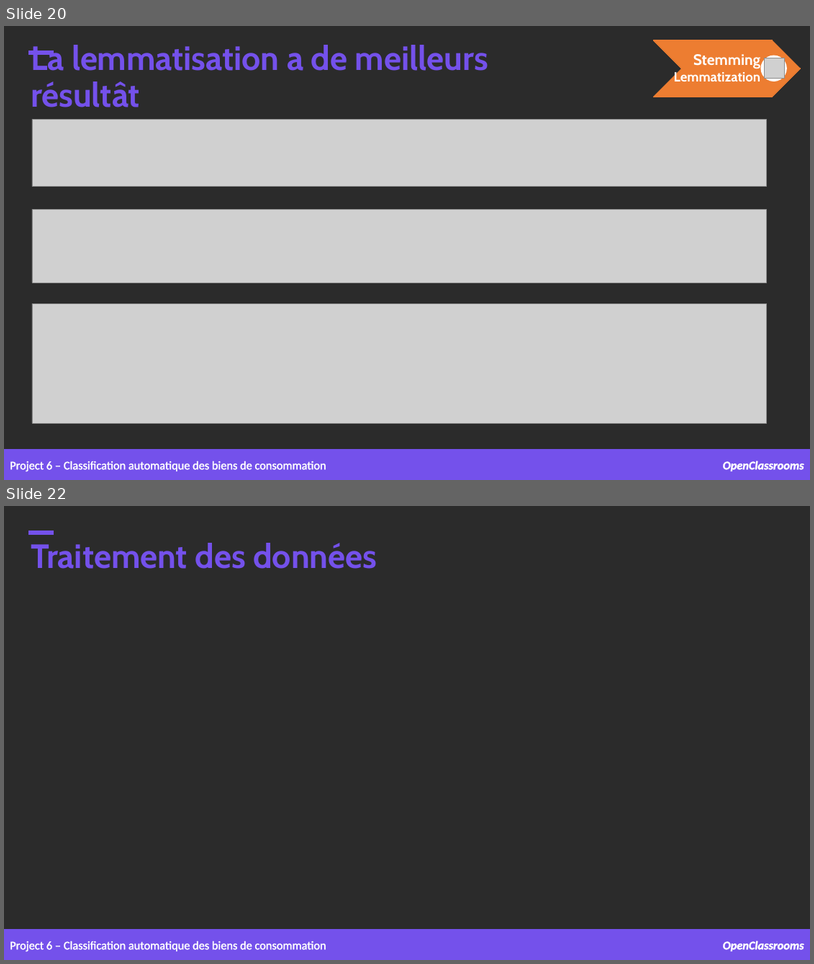
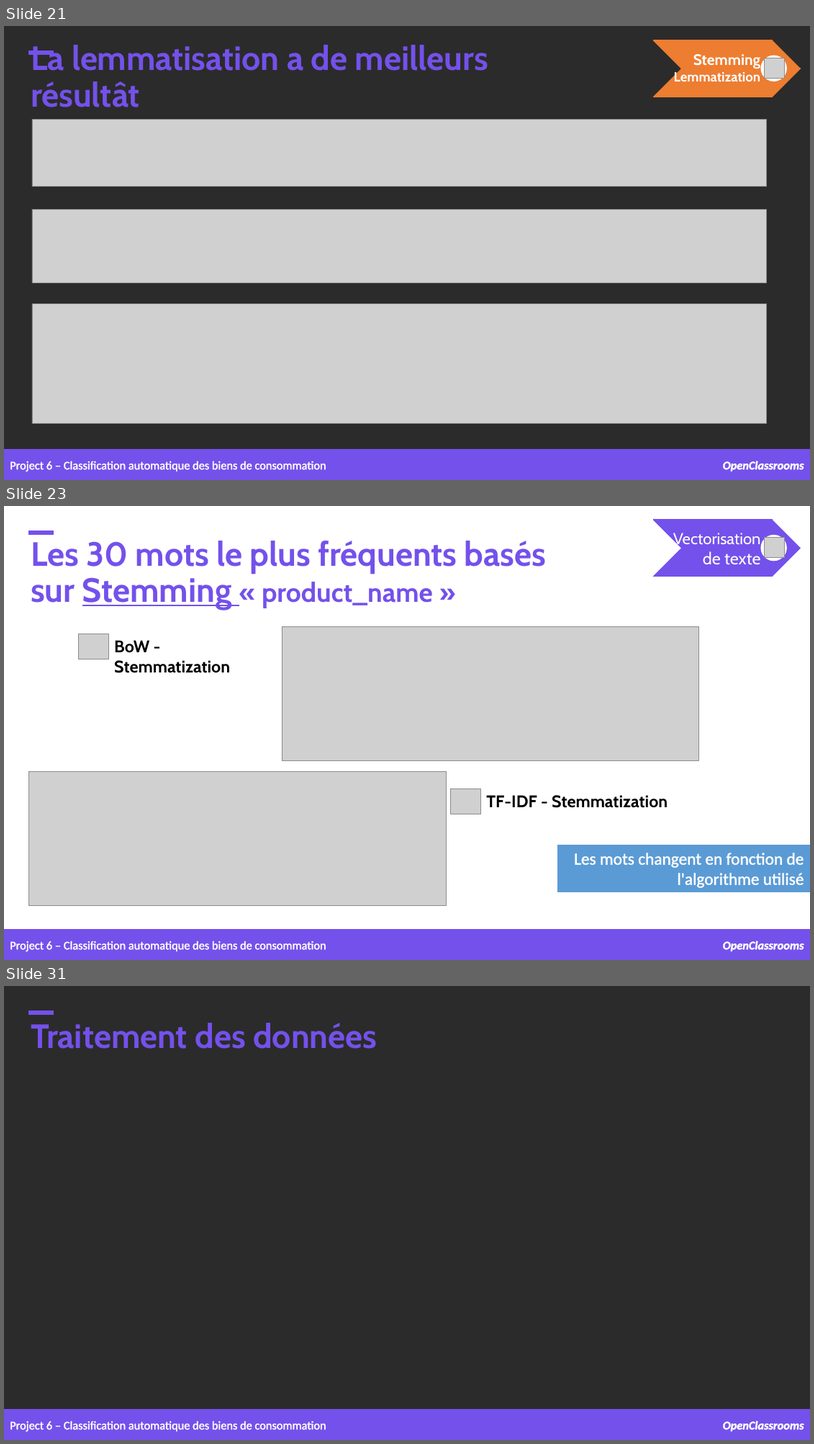
Before and after one commit to samirhinojosa/OC-P6-automatically-classify-consumer-goods, a slide deck: supports/P6_presentation_final.pptx. Shown one above the other, each under a label of ours: slides 20 and 22 before the commit, slides 21, 23 and 31 after it; the slides between them are not shown. The pictures are 814x964 and 814x1444 pixels, drawn with LibreOffice and Linux fonts; fonts in the diff are those of the drawing; grey boxes stand for pictures; background and template pictures are left out; a plain dark background stands for a picture behind light text. Boxes give left, top, right and bottom in pixels: in the first picture for what was removed or moved away, otherwise in the second. Text is boxed around its words. In the diff, an @@ line names an element or a change of style, - is before the commit and + after.

```diff
--- a/supports/P6_presentation_final.pptx
+++ b/supports/P6_presentation_final.pptx
@@ slide 23 added at <box>4,506,810,960</box>, background picture (left out) @@
@@ rectangle added at <box>28,530,53,534</box>, fill #7451EB, outline #7451EB 1 pt @@
@@ text added at <box>31,541,546,610</box>, 40 pt, text #7451EB, bold @@
+Les 30 mots le plus fréquents basés
+sur Stemming « product_name »
@@ group added at <box>653,519,801,576</box>: 1 chevron, 1 text, 1 ellipse, 1 picture @@
+Vectorisation de texte
@@ picture added at <box>78,634,108,659</box> @@
@@ picture added at <box>282,627,699,762</box> @@
@@ text added at <box>114,640,230,673</box>, 20 pt, text #000000, bold @@
+BoW - Stemmatization
@@ picture added at <box>28,772,446,906</box> @@
@@ picture added at <box>450,788,481,813</box> @@
@@ text added at <box>486,795,668,808</box>, 20 pt, text #000000, bold @@
+TF-IDF - Stemmatization
@@ rectangle added at <box>558,845,810,891</box>, fill #5B9BD5, outline #5B9BD5 0.75 pt, 20 pt, text #FFFFFF @@
+Les mots changent en fonction de l'algorithme utilisé
@@ rectangle added at <box>4,929,810,960</box>, fill #7451EB, outline #7451EB 1 pt @@
@@ text added at <box>10,941,326,952</box>, 14 pt, text #FFFFFF @@
+Project 6 – Classification automatique des biens de consommation
@@ text added at <box>723,940,805,951</box>, 14 pt, text #FFFFFF, bold, italic @@
+OpenClassrooms
@@ what was slide 20 is now slide 21 @@
@@ what was slide 22 is now slide 31 @@
```
Also in this commit, not shown: 5 slides changed, 5 other slides added.
